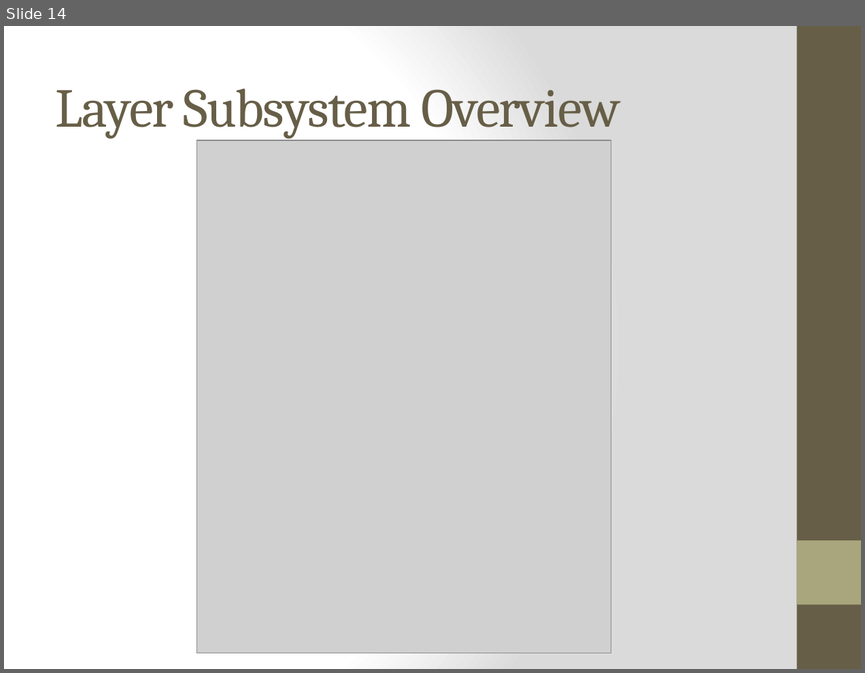
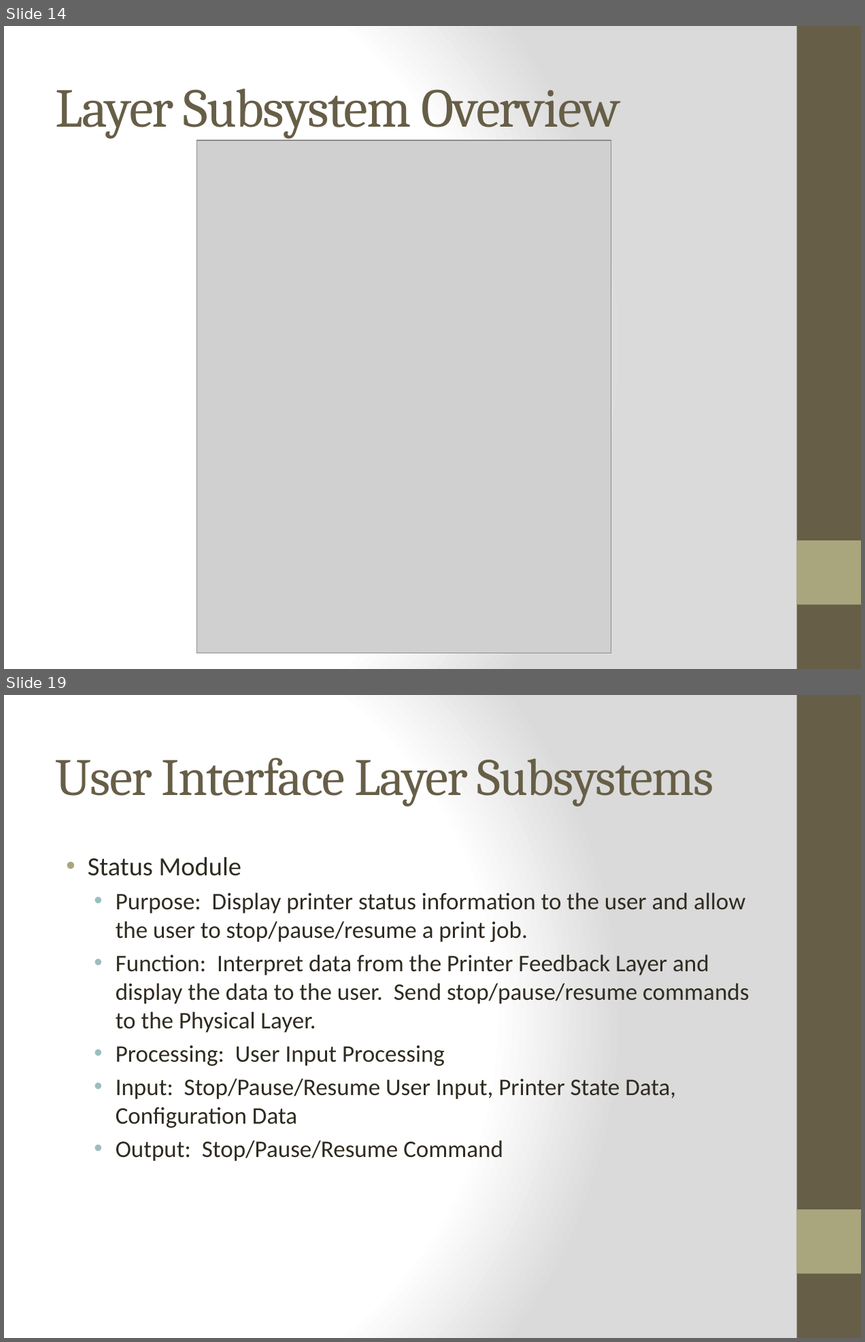
Before and after one commit to qpHalcy0n/SRDesign, a slide deck: ADS Gate Review/Team Ink3d ADS.pptx. Shown one above the other, each under a label of ours: slide 14 before the commit, slides 14 and 19 after it; the slides between them are not shown. The pictures are 865x673 and 865x1342 pixels, drawn with LibreOffice and Linux fonts; fonts in the diff are those of the drawing; grey boxes stand for pictures. Boxes give left, top, right and bottom in pixels: in the first picture for what was removed or moved away, otherwise in the second. Text is boxed around its words. In the diff, an @@ line names an element or a change of style, - is before the commit and + after.

Commit message:
ADS Gate Review - UI Layer Subsystems

```diff
--- a/ADS Gate Review/Team Ink3d ADS.pptx
+++ b/ADS Gate Review/Team Ink3d ADS.pptx
@@ slide 19 added at <box>4,695,861,1338</box>, background gradient #FFFFFF to #DADADA; not listed: 2 template elements that a slide beside it also shows @@
@@ title added at <box>56,758,714,807</box>, 44 pt, text #675E47 @@
+User Interface Layer Subsystems
@@ text added at <box>88,857,749,1161</box>, 20 pt, text #2F2B20 @@
+• Status Module
+  • Purpose: Display printer status information to the user and allow the user to stop/pause/resume a print job.
+  • Function: Interpret data from the Printer Feedback Layer and display the data to the user. Send stop/pause/resume commands to the Physical Layer.
+  • Processing: User Input Processing
+  • Input: Stop/Pause/Resume User Input, Printer State Data, Configuration Data
+  • Output: Stop/Pause/Resume Command
```
Also in this commit, not shown: 4 other slides added.
